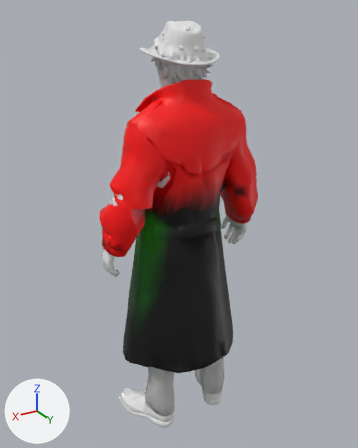
An edit to the glTF model ASSETS/MODELS/official/AGENT_MALE.glb, drawn before and after from the same camera.
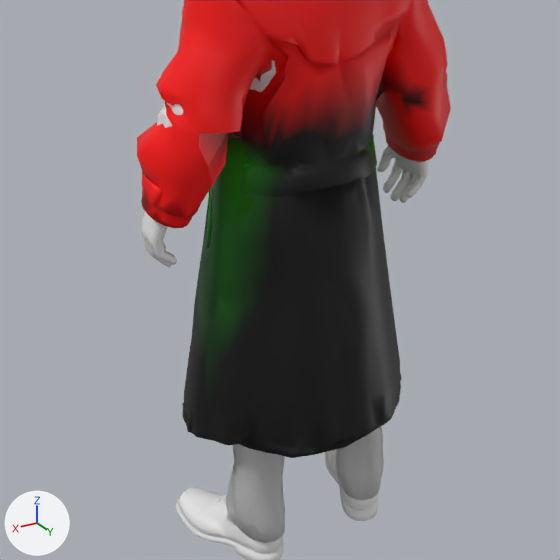
Old and new are each drawn whole from a camera (50 mm lens) standing at (0.575, 0.958, 1.022) and looking at (-0.004, -0.006, 0.54) and again close up on the part from 8% to 88% of the width and 32% to 95% of the height. The axes (+X, +Y, +Z) are drawn at lower left. The lights are the same throughout. The first two pictures are the older version. Vertices at exactly the same position are counted once.

The first close-up shows 'Body_Hands', 'Outfit_Coat', 'Outfit_Shirt', 'Outfit_Shoes', 'Outfit_Trousers'.
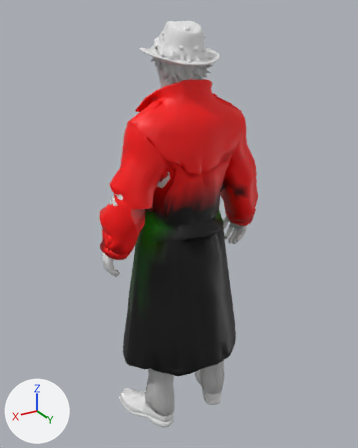
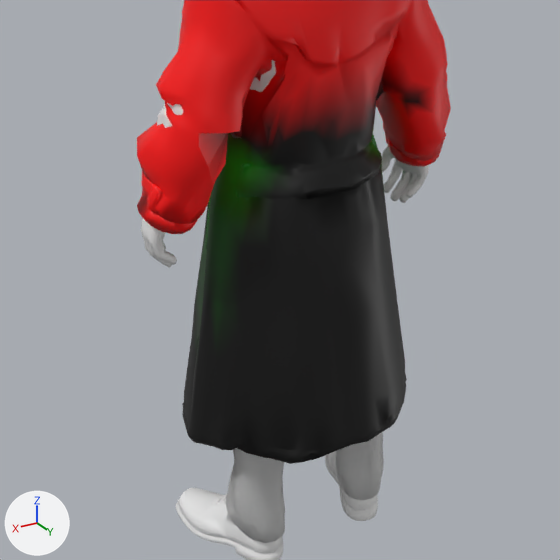
Boxes (x1, y1, x2, y2) around the edits, measured in the close-ups (560 x 560 px; the box of a moved part takes in the faces that stretch with it):
'Outfit_Coat', reshaped
    before: (137, 0, 451, 458)
    after: (137, 0, 451, 464)
part 1 of me_outfit_coat_001, moved or reshaped
    before: (141, 136, 441, 458)
    after: (137, 131, 446, 464)
part 2 of me_outfit_coat_001, recoloured
    before: (204, 171, 388, 447)
    after: (200, 169, 394, 373)
part 3 of me_outfit_coat_001, recoloured
    before: (204, 279, 259, 446)

The change in detail:
me_outfit_coat_001 is used by ob_outfit_coat; location (0.0, 0.0, 0.0).
me_outfit_coat_001 had 2802 vertices, 5296 faces and spanned x -0.215..0.214, y -0.123..0.14, z 0.172..0.892.
me_outfit_coat_001 now has 2802 vertices, 5296 faces and spans x -0.215..0.214, y -0.123..0.145, z 0.172..0.892.
me_outfit_coat_001 part 1: 564 of 2802 vertices moved; they spanned x -0.208..0.206, y 0.0..0.14, z 0.198..0.552 and now span x -0.213..0.212, y -0.001..0.145, z 0.191..0.552; mean shift (0.0, 0.001, -0.002); largest move (-0.092, 0.045, 0.536) -> (-0.093, 0.045, 0.529).
me_outfit_coat_001 part 2: 79 faces centred in x -0.149..0.152, y -0.003..0.082, z 0.201..0.555 are repainted in the vertex colours; the middle colour goes from black #000000 to black #002300.
me_outfit_coat_001 part 3: 58 faces centred in x -0.142..0.143, y 0.0..0.075, z 0.207..0.425 are repainted in the vertex colours; the middle colour goes from black #000000 to dark green #004700.
